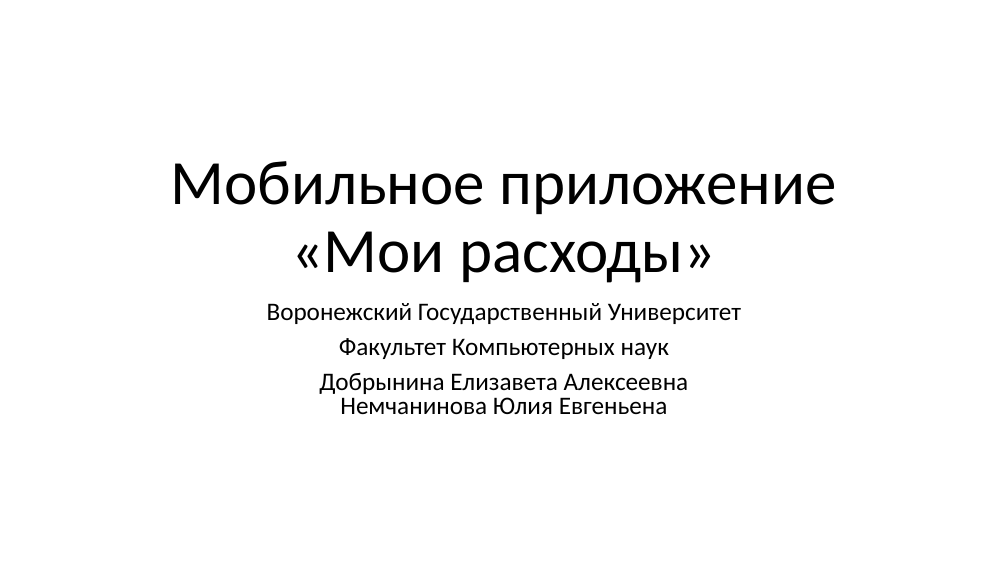
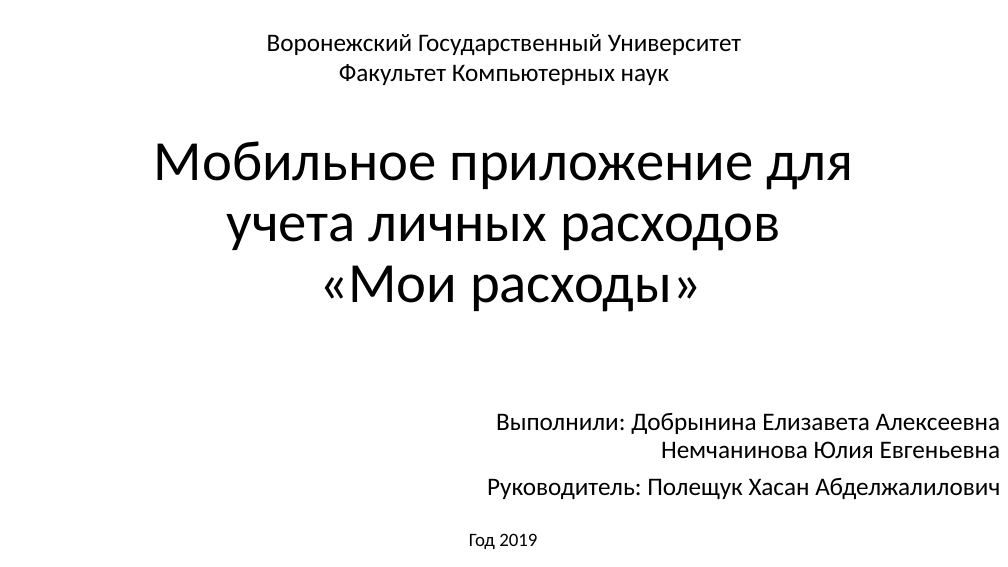
Before and after one commit to liza-dobrynina/MyCosts, a slide deck: slide 16 of Документация/Презентация.pptx (slide 17 before the commit). Drawn at 1008x567 pixels with LibreOffice and Linux fonts; fonts in the diff are those of the drawing. Boxes give left, top, right and bottom in pixels: in the first picture for what was removed or moved away, otherwise in the second. Text is boxed around its words. In the diff, an @@ line names an element or a change of style, - is before the commit and + after.

```diff
--- a/Документация/Презентация.pptx
+++ b/Документация/Презентация.pptx
@@ text added at box(267, 34, 741, 85), 24 pt, text #000000 @@
+Воронежский Государственный Университет
+Факультет Компьютерных наук
@@ title at box(154, 141, 853, 312): text changed; size 60 to 54 pt @@
-Мобильное приложение «Мои расходы»
+Мобильное приложение для учета личных расходов
+«Мои расходы»
@@ subtitle removed at box(267, 303, 741, 415) @@
-Воронежский Государственный Университет
-Факультет Компьютерных наук
-Добрынина Елизавета Алексеевна
-Немчанинова Юлия Евгеньена
@@ subtitle added at box(487, 413, 1001, 499), 24 pt, text #000000 @@
+Выполнили: Добрынина Елизавета Алексеевна
+Немчанинова Юлия Евгеньевна
+Руководитель: Полещук Хасан Абделжалилович
@@ text added at box(469, 533, 537, 549), 18 pt, text #000000 @@
+Год 2019
```
Also in this commit, not shown: 14 other slides changed, 1 slide added, 2 slides removed.
